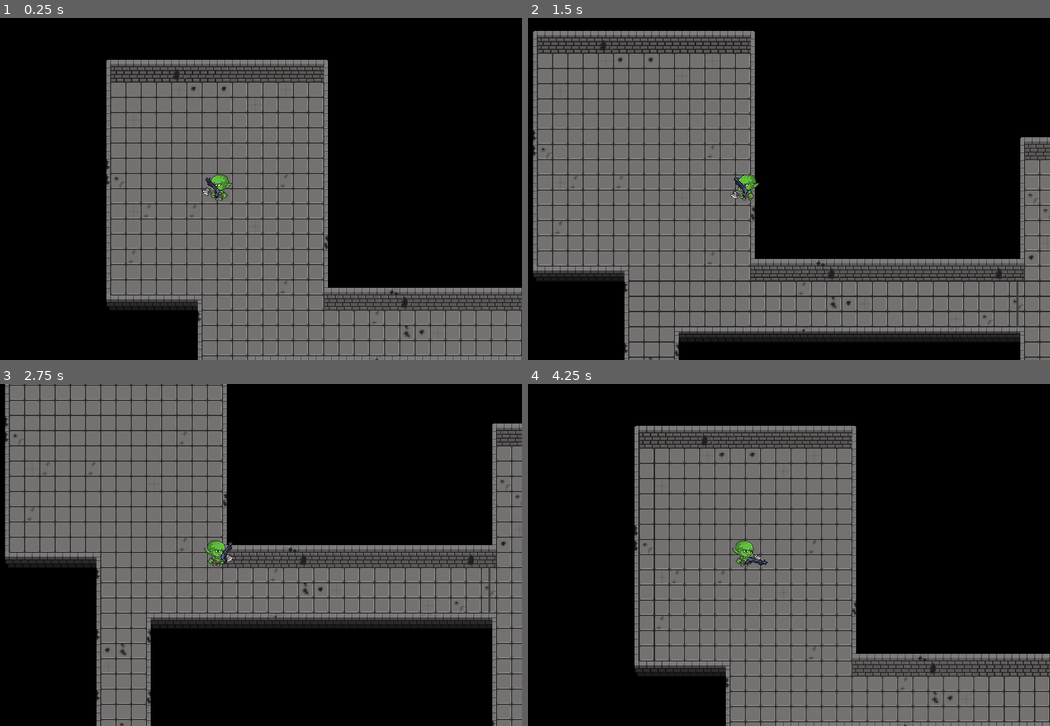
Above: before the commit, frames 1-4 (two rows, left to right).
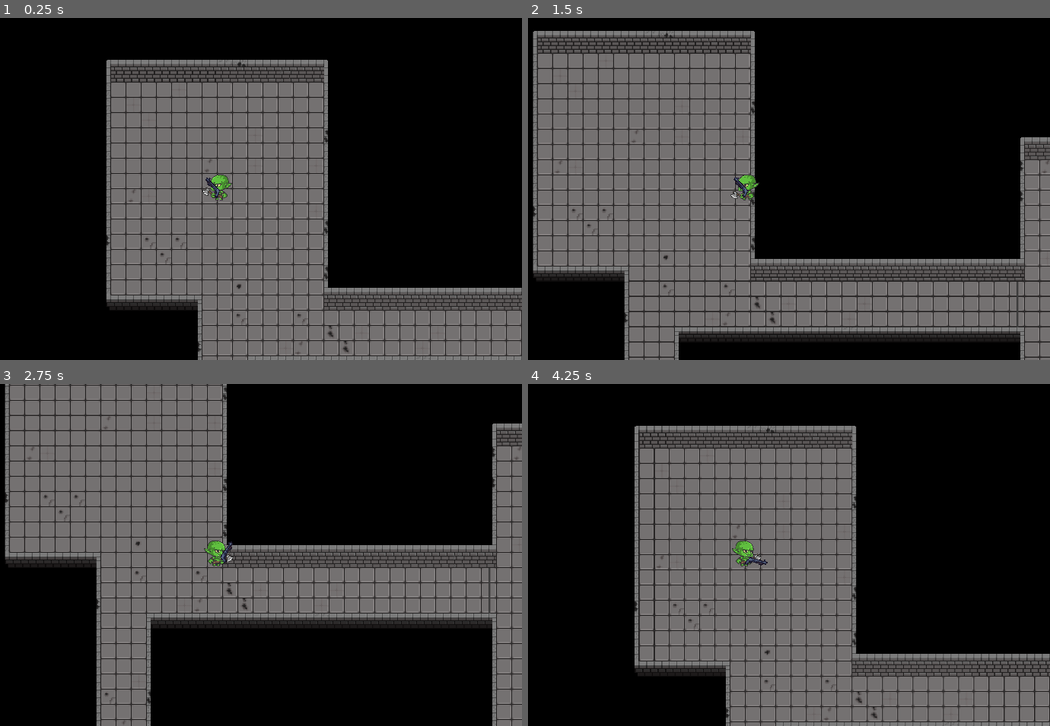
Above: after the commit, the same moments.

Repository: WilliCochrane/Game_Jam_1_2024
Game: Godot game, scene res://node_2d.tscn
Same seed, same stepped clock (60 frames per second), same inputs: the game is played once before the commit and once after it.
Inputs (mouse positions are in pixels of both pictures, inside the frame that each line leads up to):
- Up to frame 1 (0.25 s): no input
- Up to frame 2 (1.5 s): tap Enter at 0.5 s; move the mouse to (877, 171) at 0.52 s; hold Right (ui_right) 0.53-1.28 s; move the mouse to (621, 206) at 1.27 s; hold Down (ui_down) from 1.28 s (still down)
- Up to frame 3 (2.75 s): move the mouse to (276, 479) at 2.02 s; release Down (ui_down) at 2.03 s; hold Right (ui_right) from 2.03 s (still down)
- Up to frame 4 (4.25 s): tap Space at 2.75 s; move the mouse to (715, 623) at 2.77 s; release Right (ui_right) at 2.78 s; hold Up (ui_up) 2.78-3.53 s; move the mouse to (929, 606) at 3.52 s; hold Left (ui_left) from 3.53 s (still down)

The runs differ from the first frame. In frame 1, 0.3% of the frame differs, in the area x 20-83%, y 12-100%; in frame 2, 0.5%; in frame 3, 0.5%, in the area x 0-100%, y 0-100%; in frame 4, 0.4%.

Commit message:
Minor changes to chest and gates

Diff:
--- a/Gold game jam/Entities/Treasure/treasure.gd
+++ b/Gold game jam/Entities/Treasure/treasure.gd
@@ -7,18 +7,20 @@
 var first_update : bool = true
 
 func _process(_delta):
-	if first_update == true:
-		show_instrusctions = false
-		first_update = false
+	pass
 
-	instructions.visible = show_instrusctions
-	if show_instrusctions == true:
-		anim_player.play("Instructions")
-
-func _on_area_2d_body_entered(body):
-	show_instrusctions = true
-
-
-
-func _on_area_2d_body_exited(body):
-	show_instrusctions = false
+	#if first_update == true:
+		#show_instrusctions = false
+		#first_update = false
+#
+	#instructions.visible = show_instrusctions
+	#if show_instrusctions == true:
+		#anim_player.play("Instructions")
+#
+#func _on_area_2d_body_entered(body):
+	#show_instrusctions = true
+	#
+#
+#
+#func _on_area_2d_body_exited(body):
+	#show_instrusctions = false
--- a/Gold game jam/Entities/Treasure/treasure.tscn
+++ b/Gold game jam/Entities/Treasure/treasure.tscn
@@ -1,7 +1,8 @@
-[gd_scene load_steps=11 format=3 uid="uid://bej0bu2a4drvl"]
+[gd_scene load_steps=12 format=3 uid="uid://bej0bu2a4drvl"]
 
 [ext_resource type="Script" path="res://Entities/Treasure/treasure.gd" id="1_hw1sd"]
 [ext_resource type="Texture2D" uid="uid://rkw3uh5arawi" path="res://Assets/TileSet/dungeon_sheet.png" id="1_x028d"]
+[ext_resource type="Texture2D" uid="uid://7mttkot377eb" path="res://Assets/TileSet/Chest_open.png" id="2_4nsi2"]
 [ext_resource type="Texture2D" uid="uid://cffyddjpsgtr1" path="res://Assets/Misc/F_key_press.png" id="3_jtswi"]
 
 [sub_resource type="Animation" id="Animation_8y2lr"]
@@ -124,8 +125,8 @@
 
 [sub_resource type="Animation" id="Animation_om5d4"]
 resource_name = "open"
-length = 1.00002
-step = 0.166667
+length = 1.00003
+step = 0.333333
 tracks/0/type = "value"
 tracks/0/imported = false
 tracks/0/enabled = true
@@ -136,7 +137,7 @@
 "times": PackedFloat32Array(0),
 "transitions": PackedFloat32Array(1),
 "update": 1,
-"values": [ExtResource("1_x028d")]
+"values": [ExtResource("2_4nsi2")]
 }
 tracks/1/type = "value"
 tracks/1/imported = false
@@ -148,31 +149,19 @@
 "times": PackedFloat32Array(0),
 "transitions": PackedFloat32Array(1),
 "update": 1,
-"values": [24]
+"values": [3]
 }
 tracks/2/type = "value"
 tracks/2/imported = false
 tracks/2/enabled = true
-tracks/2/path = NodePath("Chest:vframes")
+tracks/2/path = NodePath("Chest:frame")
 tracks/2/interp = 1
 tracks/2/loop_wrap = true
 tracks/2/keys = {
-"times": PackedFloat32Array(0),
-"transitions": PackedFloat32Array(1),
-"update": 1,
-"values": [10]
-}
-tracks/3/type = "value"
-tracks/3/imported = false
-tracks/3/enabled = true
-tracks/3/path = NodePath("Chest:frame")
-tracks/3/interp = 1
-tracks/3/loop_wrap = true
-tracks/3/keys = {
-"times": PackedFloat32Array(0, 0.166667, 0.333333, 0.5, 0.666667, 0.833333),
-"transitions": PackedFloat32Array(1, 1, 1, 1, 1, 1),
-"update": 1,
-"values": [176, 177, 178, 179, 180, 181]
+"times": PackedFloat32Array(0, 0.333333, 0.666667),
+"transitions": PackedFloat32Array(1, 1, 1),
+"update": 1,
+"values": [0, 1, 2]
 }
 
 [sub_resource type="AnimationLibrary" id="AnimationLibrary_v7kv5"]
@@ -184,7 +173,7 @@
 }
 
 [sub_resource type="RectangleShape2D" id="RectangleShape2D_d22hq"]
-size = Vector2(14, 15)
+size = Vector2(10, 8)
 
 [sub_resource type="CircleShape2D" id="CircleShape2D_veged"]
 radius = 25.0
@@ -196,10 +185,9 @@
 
 [node name="Chest" type="Sprite2D" parent="."]
 position = Vector2(0, -1)
-texture = ExtResource("1_x028d")
-hframes = 24
-vframes = 10
-frame = 176
+texture = ExtResource("2_4nsi2")
+hframes = 3
+frame = 2
 
 [node name="Instructions" type="Sprite2D" parent="."]
 z_index = 3
@@ -213,10 +201,10 @@
 }
 
 [node name="CollisionShape2D" type="CollisionShape2D" parent="."]
-position = Vector2(-1, -0.5)
 shape = SubResource("RectangleShape2D_d22hq")
 
 [node name="Area2D" type="Area2D" parent="."]
+visible = false
 
 [node name="CollisionShape2D" type="CollisionShape2D" parent="Area2D"]
 shape = SubResource("CircleShape2D_veged")
--- a/Gold game jam/Entities/gate/gate.tscn
+++ b/Gold game jam/Entities/gate/gate.tscn
@@ -22,8 +22,8 @@
 "values": [0]
 }
 
-[sub_resource type="Animation" id="Animation_cl5np"]
-resource_name = "x_facing_close"
+[sub_resource type="Animation" id="Animation_mcux4"]
+resource_name = "side_gate_close"
 length = 0.50001
 tracks/0/type = "value"
 tracks/0/imported = false
@@ -35,7 +35,7 @@
 "times": PackedFloat32Array(0),
 "transitions": PackedFloat32Array(1),
 "update": 1,
-"values": [ExtResource("2_a28cq")]
+"values": [ExtResource("2_0tbxj")]
 }
 tracks/1/type = "value"
 tracks/1/imported = false
@@ -86,8 +86,8 @@
 "values": [0]
 }
 
-[sub_resource type="Animation" id="Animation_auata"]
-resource_name = "x_facing_idle"
+[sub_resource type="Animation" id="Animation_g47wo"]
+resource_name = "side_gate_idle"
 length = 0.10001
 tracks/0/type = "value"
 tracks/0/imported = false
@@ -99,7 +99,7 @@
 "times": PackedFloat32Array(0),
 "transitions": PackedFloat32Array(1),
 "update": 1,
-"values": [ExtResource("2_a28cq")]
+"values": [ExtResource("2_0tbxj")]
 }
 tracks/1/type = "value"
 tracks/1/imported = false
@@ -150,122 +150,6 @@
 "values": [0]
 }
 
-[sub_resource type="Animation" id="Animation_wflnj"]
-resource_name = "x_facing_open"
-length = 0.50001
-tracks/0/type = "value"
-tracks/0/imported = false
-tracks/0/enabled = true
-tracks/0/path = NodePath("Sprite2D:texture")
-tracks/0/interp = 1
-tracks/0/loop_wrap = true
-tracks/0/keys = {
-"times": PackedFloat32Array(0),
-"transitions": PackedFloat32Array(1),
-"update": 1,
-"values": [ExtResource("2_a28cq")]
-}
-tracks/1/type = "value"
-tracks/1/imported = false
-tracks/1/enabled = true
-tracks/1/path = NodePath("Sprite2D:hframes")
-tracks/1/interp = 1
-tracks/1/loop_wrap = true
-tracks/1/keys = {
-"times": PackedFloat32Array(0),
-"transitions": PackedFloat32Array(1),
-"update": 1,
-"values": [5]
-}
-tracks/2/type = "value"
-tracks/2/imported = false
-tracks/2/enabled = true
-tracks/2/path = NodePath("Sprite2D:frame")
-tracks/2/interp = 1
-tracks/2/loop_wrap = true
-tracks/2/keys = {
-"times": PackedFloat32Array(0, 0.1, 0.2, 0.3, 0.4),
-"transitions": PackedFloat32Array(1, 1, 1, 1, 1),
-"update": 1,
-"values": [0, 1, 2, 3, 4]
-}
-tracks/3/type = "value"
-tracks/3/imported = false
-tracks/3/enabled = true
-tracks/3/path = NodePath("CollisionShape2D:disabled")
-tracks/3/interp = 1
-tracks/3/loop_wrap = true
-tracks/3/keys = {
-"times": PackedFloat32Array(0, 0.1),
-"transitions": PackedFloat32Array(1, 1),
-"update": 1,
-"values": [true, false]
-}
-
-[sub_resource type="Animation" id="Animation_g47wo"]
-resource_name = "side_gate_idle"
-length = 0.10001
-tracks/0/type = "value"
-tracks/0/imported = false
-tracks/0/enabled = true
-tracks/0/path = NodePath("Sprite2D:texture")
-tracks/0/interp = 1
-tracks/0/loop_wrap = true
-tracks/0/keys = {
-"times": PackedFloat32Array(0),
-"transitions": PackedFloat32Array(1),
-"update": 1,
-"values": [ExtResource("2_0tbxj")]
-}
-tracks/1/type = "value"
-tracks/1/imported = false
-tracks/1/enabled = true
-tracks/1/path = NodePath("Sprite2D:hframes")
-tracks/1/interp = 1
-tracks/1/loop_wrap = true
-tracks/1/keys = {
-"times": PackedFloat32Array(0),
-"transitions": PackedFloat32Array(1),
-"update": 1,
-"values": [5]
-}
-tracks/2/type = "value"
-tracks/2/imported = false
-tracks/2/enabled = true
-tracks/2/path = NodePath("Sprite2D:frame")
-tracks/2/interp = 1
-tracks/2/loop_wrap = true
-tracks/2/keys = {
-"times": PackedFloat32Array(0),
-"transitions": PackedFloat32Array(1),
-"update": 1,
-"values": [0]
-}
-tracks/3/type = "value"
-tracks/3/imported = false
-tracks/3/enabled = true
-tracks/3/path = NodePath("CollisionShape2D:disabled")
-tracks/3/interp = 1
-tracks/3/loop_wrap = true
-tracks/3/keys = {
-"times": PackedFloat32Array(0),
-"transitions": PackedFloat32Array(1),
-"update": 1,
-"values": [true]
-}
-tracks/4/type = "value"
-tracks/4/imported = false
-tracks/4/enabled = true
-tracks/4/path = NodePath(".:z_index")
-tracks/4/interp = 1
-tracks/4/loop_wrap = true
-tracks/4/keys = {
-"times": PackedFloat32Array(0),
-"transitions": PackedFloat32Array(1),
-"update": 1,
-"values": [0]
-}
-
 [sub_resource type="Animation" id="Animation_24ayb"]
 resource_name = "side_gate_open"
 length = 0.50001
@@ -318,8 +202,8 @@
 "values": [true, false]
 }
 
-[sub_resource type="Animation" id="Animation_mcux4"]
-resource_name = "side_gate_close"
+[sub_resource type="Animation" id="Animation_cl5np"]
+resource_name = "x_facing_close"
 length = 0.50001
 tracks/0/type = "value"
 tracks/0/imported = false
@@ -331,7 +215,7 @@
 "times": PackedFloat32Array(0),
 "transitions": PackedFloat32Array(1),
 "update": 1,
-"values": [ExtResource("2_0tbxj")]
+"values": [ExtResource("2_a28cq")]
 }
 tracks/1/type = "value"
 tracks/1/imported = false
@@ -380,6 +264,122 @@
 "transitions": PackedFloat32Array(1),
 "update": 1,
 "values": [0]
+}
+
+[sub_resource type="Animation" id="Animation_auata"]
+resource_name = "x_facing_idle"
+length = 0.10001
+tracks/0/type = "value"
+tracks/0/imported = false
+tracks/0/enabled = true
+tracks/0/path = NodePath("Sprite2D:texture")
+tracks/0/interp = 1
+tracks/0/loop_wrap = true
+tracks/0/keys = {
+"times": PackedFloat32Array(0),
+"transitions": PackedFloat32Array(1),
+"update": 1,
+"values": [ExtResource("2_a28cq")]
+}
+tracks/1/type = "value"
+tracks/1/imported = false
+tracks/1/enabled = true
+tracks/1/path = NodePath("Sprite2D:hframes")
+tracks/1/interp = 1
+tracks/1/loop_wrap = true
+tracks/1/keys = {
+"times": PackedFloat32Array(0),
+"transitions": PackedFloat32Array(1),
+"update": 1,
+"values": [5]
+}
+tracks/2/type = "value"
+tracks/2/imported = false
+tracks/2/enabled = true
+tracks/2/path = NodePath("Sprite2D:frame")
+tracks/2/interp = 1
+tracks/2/loop_wrap = true
+tracks/2/keys = {
+"times": PackedFloat32Array(0),
+"transitions": PackedFloat32Array(1),
+"update": 1,
+"values": [0]
+}
+tracks/3/type = "value"
+tracks/3/imported = false
+tracks/3/enabled = true
+tracks/3/path = NodePath("CollisionShape2D:disabled")
+tracks/3/interp = 1
+tracks/3/loop_wrap = true
+tracks/3/keys = {
+"times": PackedFloat32Array(0),
+"transitions": PackedFloat32Array(1),
+"update": 1,
+"values": [true]
+}
+tracks/4/type = "value"
+tracks/4/imported = false
+tracks/4/enabled = true
+tracks/4/path = NodePath(".:z_index")
+tracks/4/interp = 1
+tracks/4/loop_wrap = true
+tracks/4/keys = {
+"times": PackedFloat32Array(0),
+"transitions": PackedFloat32Array(1),
+"update": 1,
+"values": [0]
+}
+
+[sub_resource type="Animation" id="Animation_wflnj"]
+resource_name = "x_facing_open"
+length = 0.50001
+tracks/0/type = "value"
+tracks/0/imported = false
+tracks/0/enabled = true
+tracks/0/path = NodePath("Sprite2D:texture")
+tracks/0/interp = 1
+tracks/0/loop_wrap = true
+tracks/0/keys = {
+"times": PackedFloat32Array(0),
+"transitions": PackedFloat32Array(1),
+"update": 1,
+"values": [ExtResource("2_a28cq")]
+}
+tracks/1/type = "value"
+tracks/1/imported = false
+tracks/1/enabled = true
+tracks/1/path = NodePath("Sprite2D:hframes")
+tracks/1/interp = 1
+tracks/1/loop_wrap = true
+tracks/1/keys = {
+"times": PackedFloat32Array(0),
+"transitions": PackedFloat32Array(1),
+"update": 1,
+"values": [5]
+}
+tracks/2/type = "value"
+tracks/2/imported = false
+tracks/2/enabled = true
+tracks/2/path = NodePath("Sprite2D:frame")
+tracks/2/interp = 1
+tracks/2/loop_wrap = true
+tracks/2/keys = {
+"times": PackedFloat32Array(0, 0.1, 0.2, 0.3, 0.4),
+"transitions": PackedFloat32Array(1, 1, 1, 1, 1),
+"update": 1,
+"values": [0, 1, 2, 3, 4]
+}
+tracks/3/type = "value"
+tracks/3/imported = false
+tracks/3/enabled = true
+tracks/3/path = NodePath("CollisionShape2D:disabled")
+tracks/3/interp = 1
+tracks/3/loop_wrap = true
+tracks/3/keys = {
+"times": PackedFloat32Array(0, 0.1),
+"transitions": PackedFloat32Array(1, 1),
+"update": 1,
+"values": [true, false]
 }
 
 [sub_resource type="AnimationLibrary" id="AnimationLibrary_jgu5k"]
--- a/Gold game jam/Scrips/Map/Gate.gd
+++ b/Gold game jam/Scrips/Map/Gate.gd
@@ -44,9 +44,7 @@
 
 			for ycell in range(room.position.y,room.position.y + room.size.y):
 				if position == Vector2(room.position.x, ycell+1)*16 or position == Vector2(room.position.x + room.size.x-1, ycell+1)*16:
-					print(position)
 					parent_room = room
-					print(parent_room)
 
 
 func adjust_z_axis():
--- a/Gold game jam/node_2d.tscn
+++ b/Gold game jam/node_2d.tscn
@@ -1276,7 +1276,7 @@
 [node name="Dungeon" type="Node2D" node_paths=PackedStringArray("player", "debug_timer")]
 script = ExtResource("1_l1dci")
 level_size = Vector2(100, 80)
-main_rooms_size = Vector2(17, 30)
+main_rooms_size = Vector2(17, 24)
 main_rooms_max = 1000
 player = NodePath("Player")
 gate = ExtResource("7_to4u6")
Binary file added: Gold game jam/Assets/TileSet/Chest_open.png
Not shown, added: Gold game jam/Assets/TileSet/Chest_open.png.import
